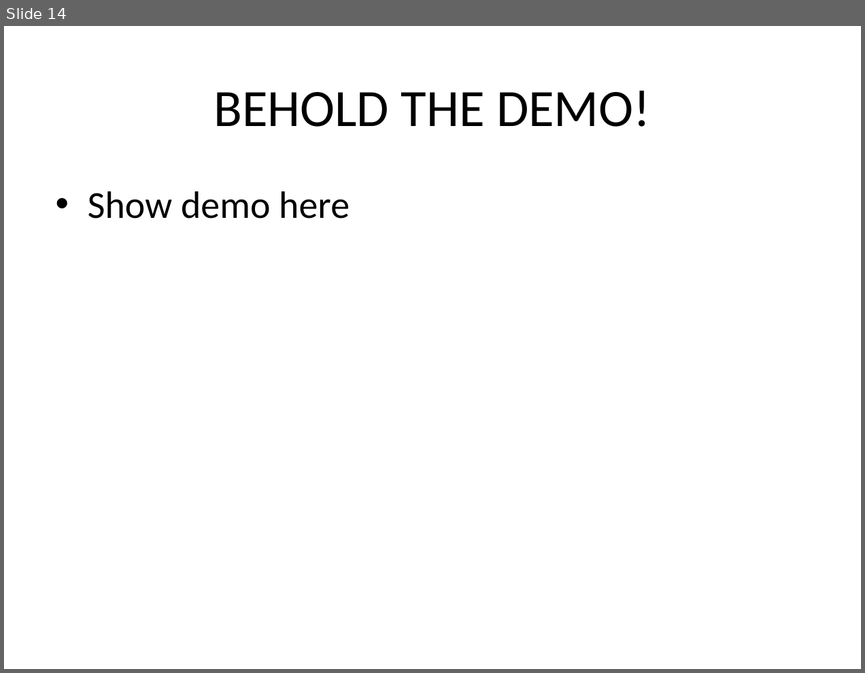
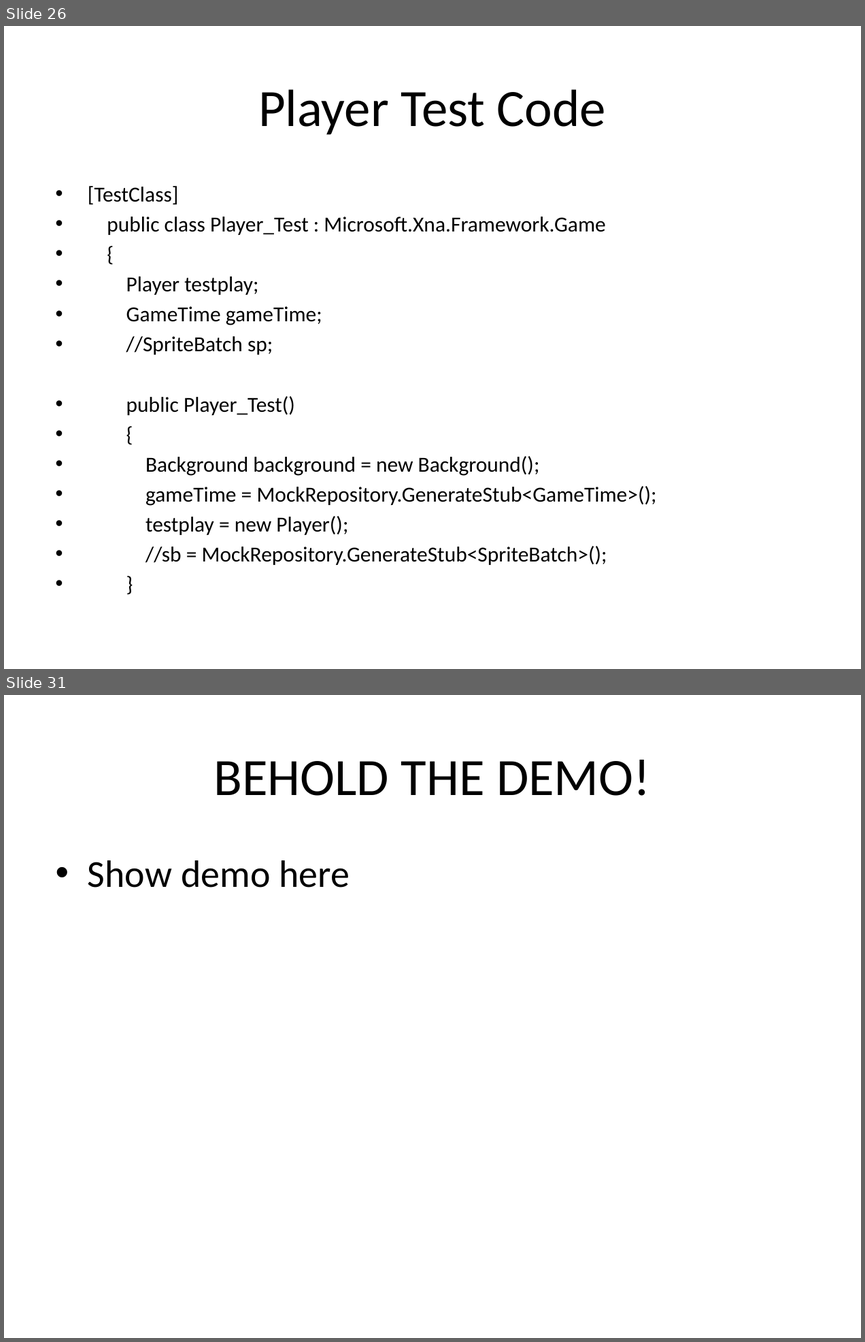
Before and after one commit to csce3513/Team15, a slide deck: Project Starfighter 1.0.pptx. Shown one above the other, each under a label of ours: slide 14 before the commit, slides 26 and 31 after it; the slides between them are not shown. The pictures are 865x673 and 865x1342 pixels, drawn with LibreOffice and Linux fonts; fonts in the diff are those of the drawing; background and template pictures are left out. Boxes give left, top, right and bottom in pixels: in the first picture for what was removed or moved away, otherwise in the second. Text is boxed around its words. In the diff, an @@ line names an element or a change of style, - is before the commit and + after.

```diff
--- a/Project Starfighter 1.0.pptx
+++ b/Project Starfighter 1.0.pptx
@@ slide 26 added at [4,26,861,669], background picture (left out) @@
@@ title added at [258,89,606,135], 44 pt, text #000000 @@
+Player Test Code
@@ text added at [88,186,657,565], 18 pt, text #000000 @@
+• [TestClass]
+• public class Player_Test : Microsoft.Xna.Framework.Game
+• {
+• Player testplay;
+• GameTime gameTime;
+• //SpriteBatch sp;
+• public Player_Test()
+• {
+• Background background = new Background();
+• gameTime = MockRepository.GenerateStub<GameTime>();
+• testplay = new Player();
+• //sb = MockRepository.GenerateStub<SpriteBatch>();
+• }
@@ what was slide 14 is now slide 31 @@
```
Also in this commit, not shown: 16 other slides added.
